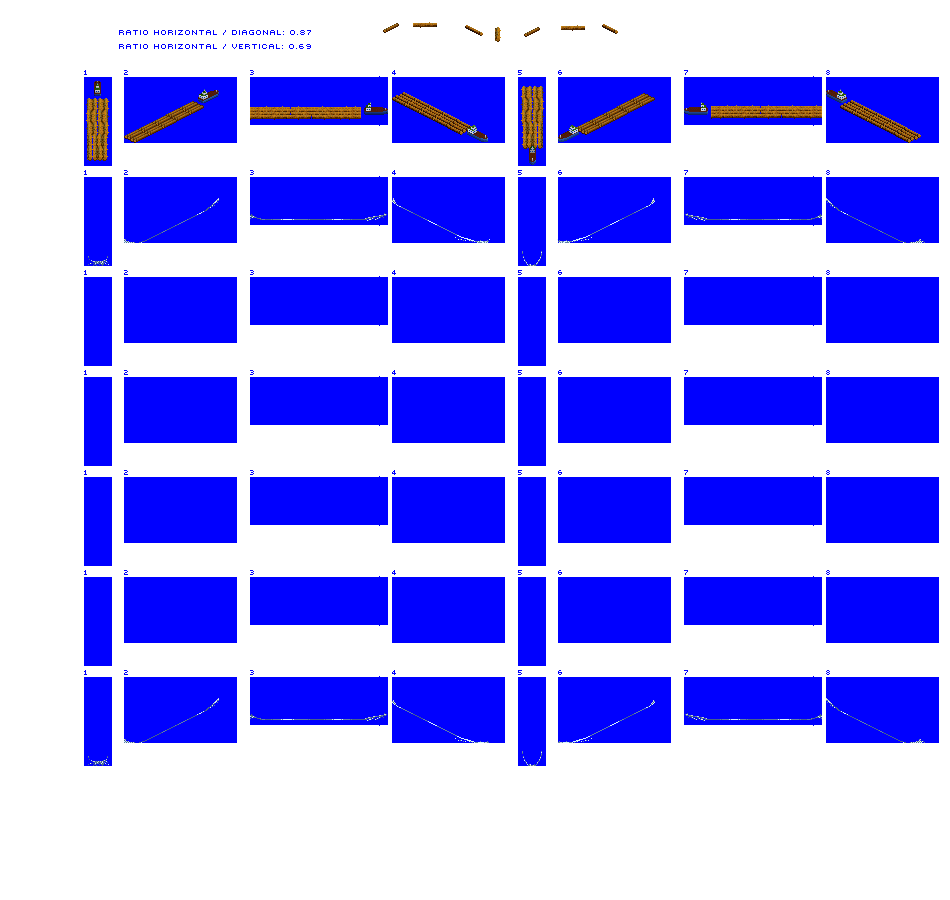
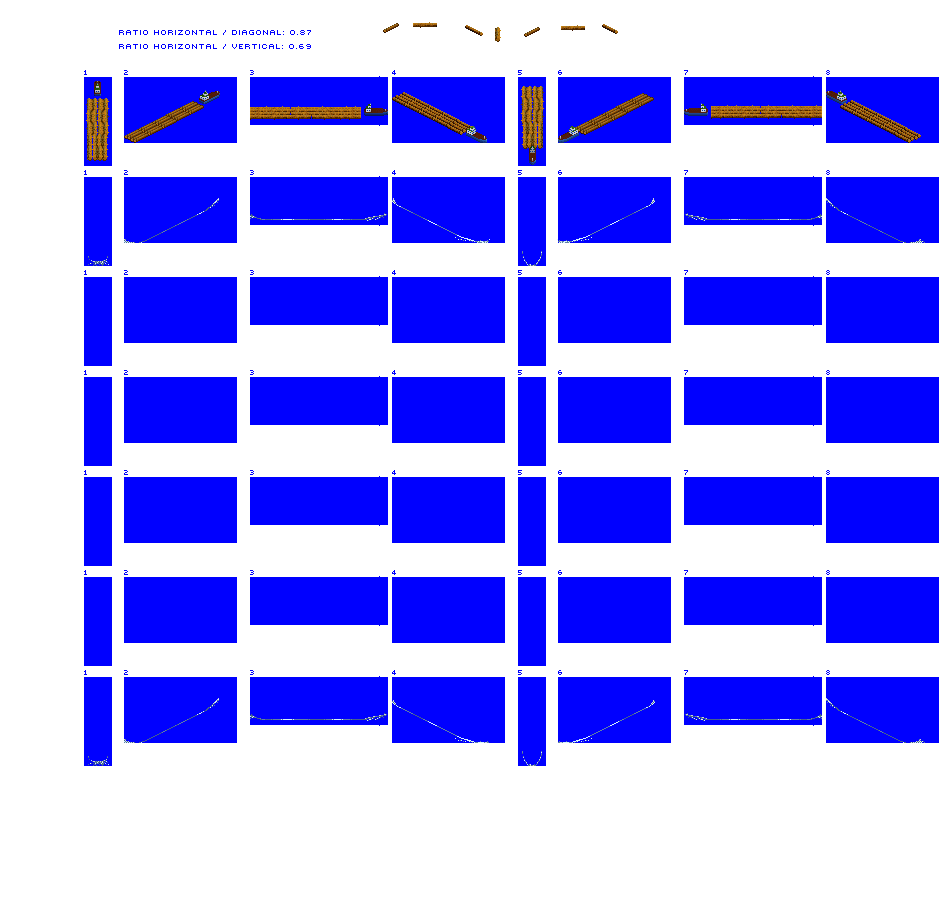
Two versions of the same layered image (950×900). Layer-by-layer changes:
painted on "tug" (1st of 2) over [left=466, top=125, right=579, bottom=143]
painted on "log raft" over [left=574, top=93, right=655, bottom=135]
painted on "tug" (2nd of 2) over [left=198, top=89, right=847, bottom=116]
